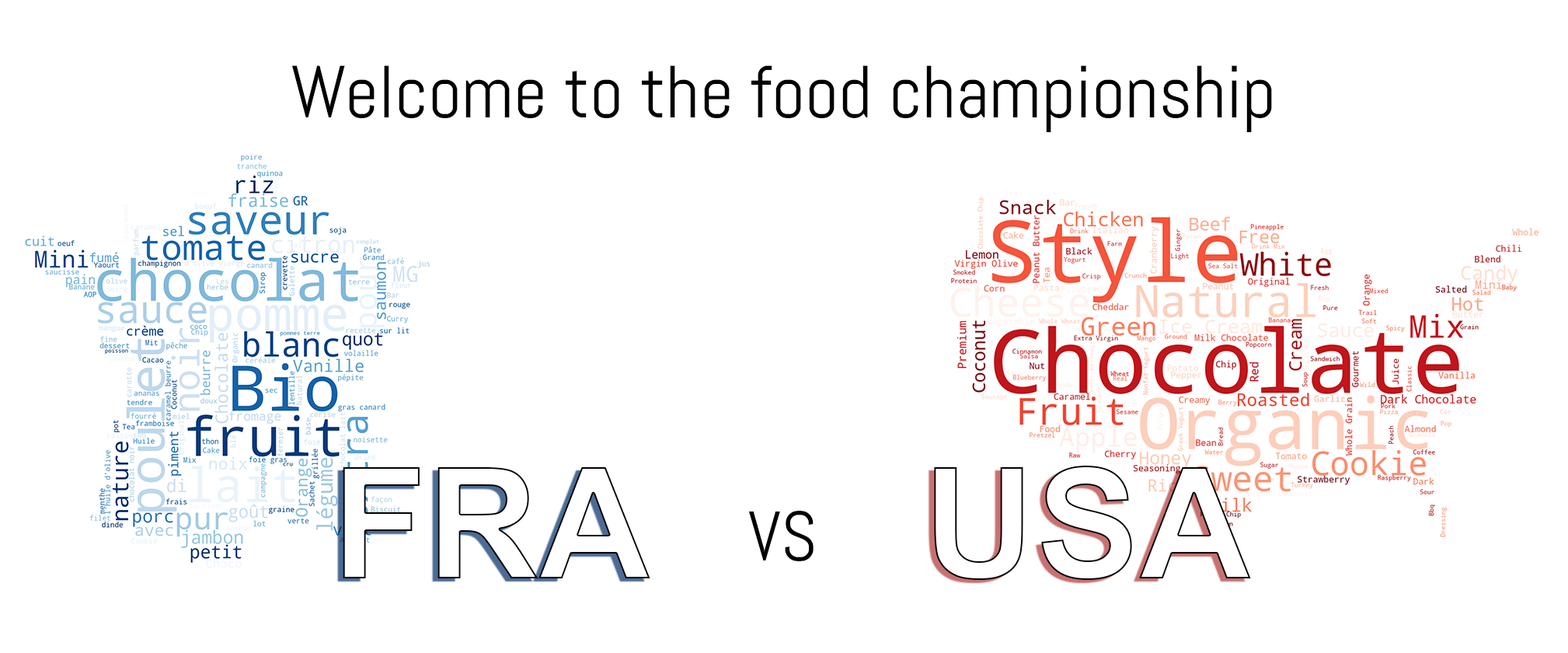
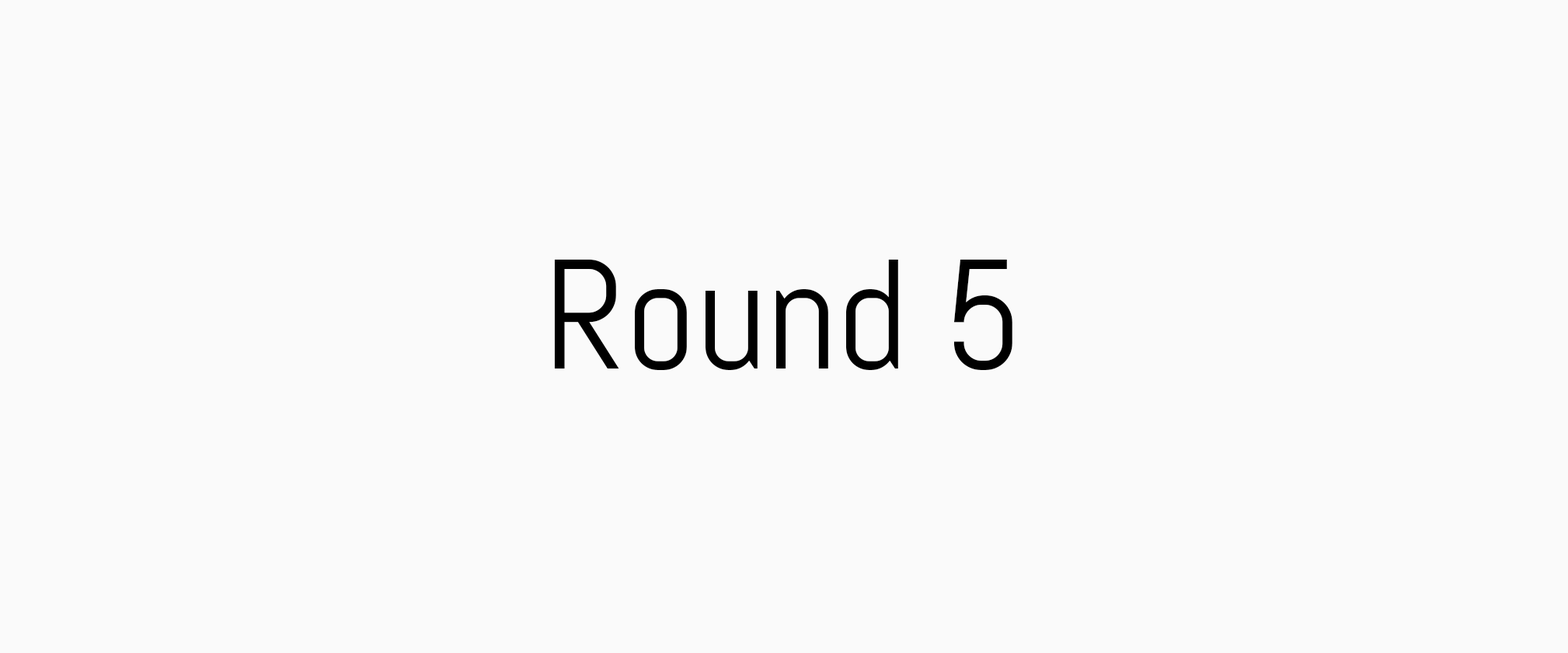
Layer changes from the first w=1568, h=653 image to the second:
removed layer "VS" over (749, 510, 814, 561)
removed layer "Welcome to the food championship" over (292, 65, 1272, 133)
removed layer "FRA" over (342, 466, 651, 579)
removed layer "USA" over (933, 465, 1251, 580)
removed layer "us" over (947, 188, 1542, 541)
removed layer "france" over (16, 151, 436, 577)
added layer "Round 5" above "Lager 1" over (554, 258, 1013, 370)
painted on "Lager 1" over (0, 0, 1568, 653)
